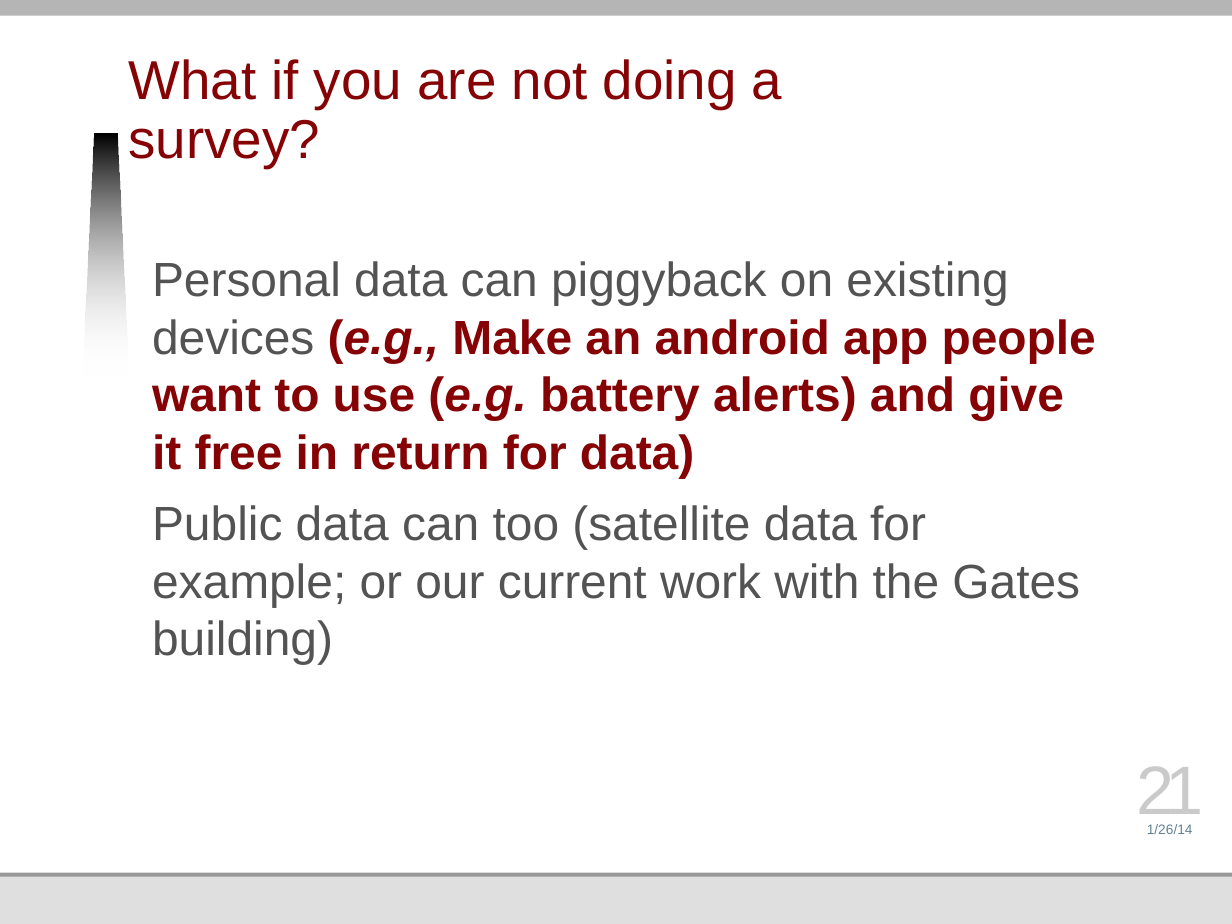
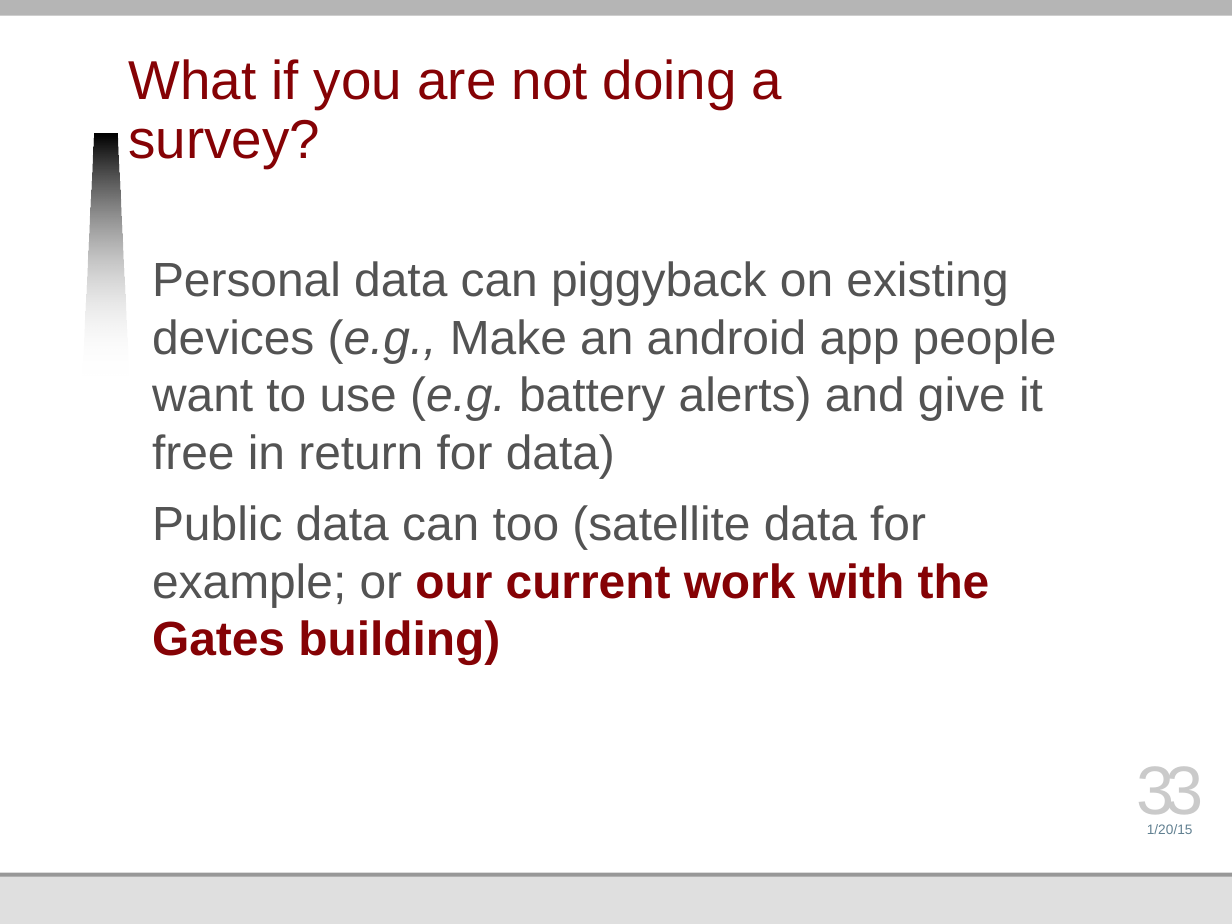
Before and after one commit to jmankoff/data, a slide deck: slide 33 of Lectures/4 Acquiring.pptx (slide 21 before the commit). Drawn at 1232x924 pixels with LibreOffice and Linux fonts; fonts in the diff are those of the drawing; background and template pictures are left out. Boxes give left, top, right and bottom in pixels: in the first picture for what was removed or moved away, otherwise in the second. Text is boxed around its words. In the diff, an @@ line names an element or a change of style, - is before the commit and + after.

```diff
--- a/Lectures/4 Acquiring.pptx
+++ b/Lectures/4 Acquiring.pptx
@@ text "Personal data can piggyback on ..." at [152,261,1057,664]: text colour #850205 to #535353, bold off in "(e.g., Make an android app people want ..."; text colour #535353 to #850205, bold on in "our current work with the Gates building)" @@
@@ page number at [1136,766,1204,827]: text changed @@
-21
+33
@@ text at [1147,824,1193,834]: text changed @@
-1/26/14
+1/20/15
```
Also in this commit, not shown: 14 other slides changed, 12 slides added, 17 slides removed, 27 other files.
